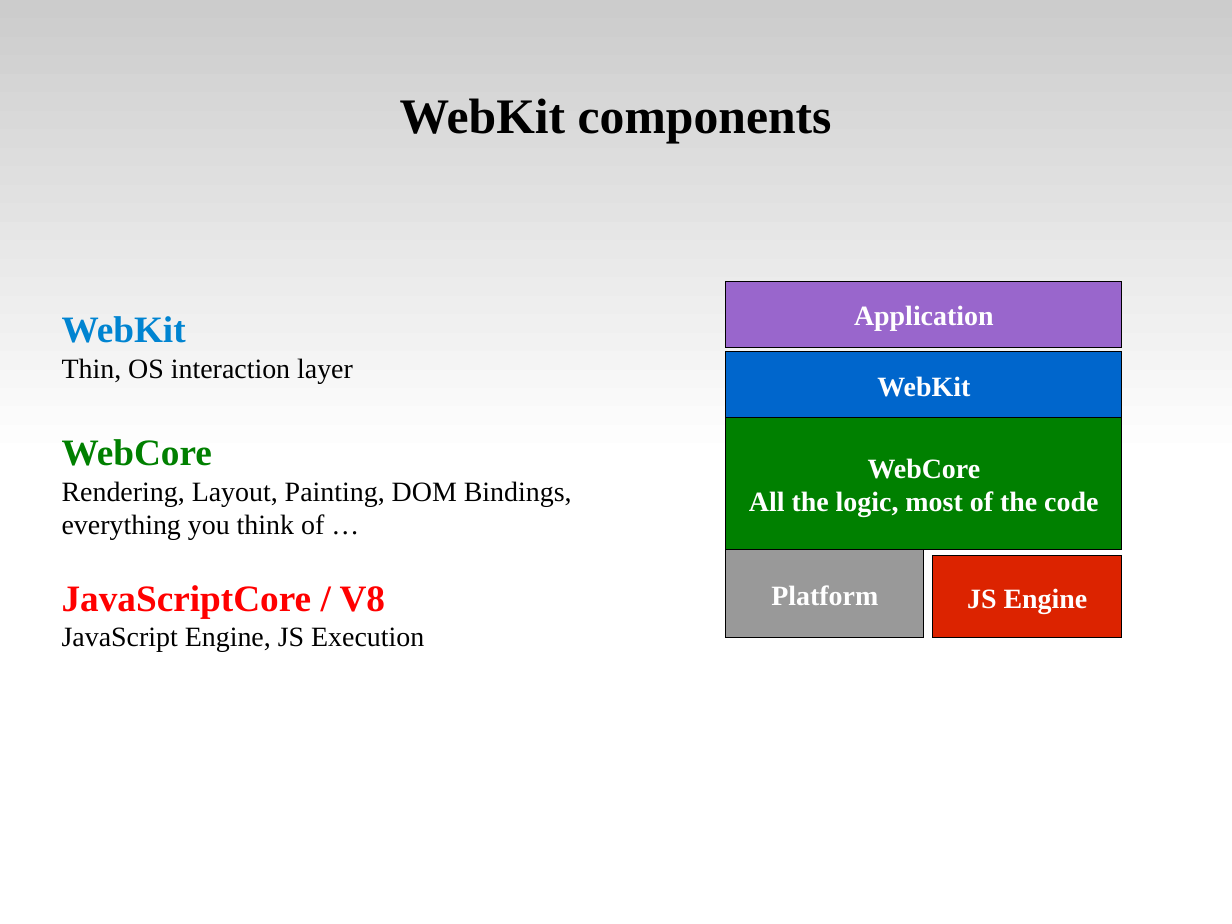
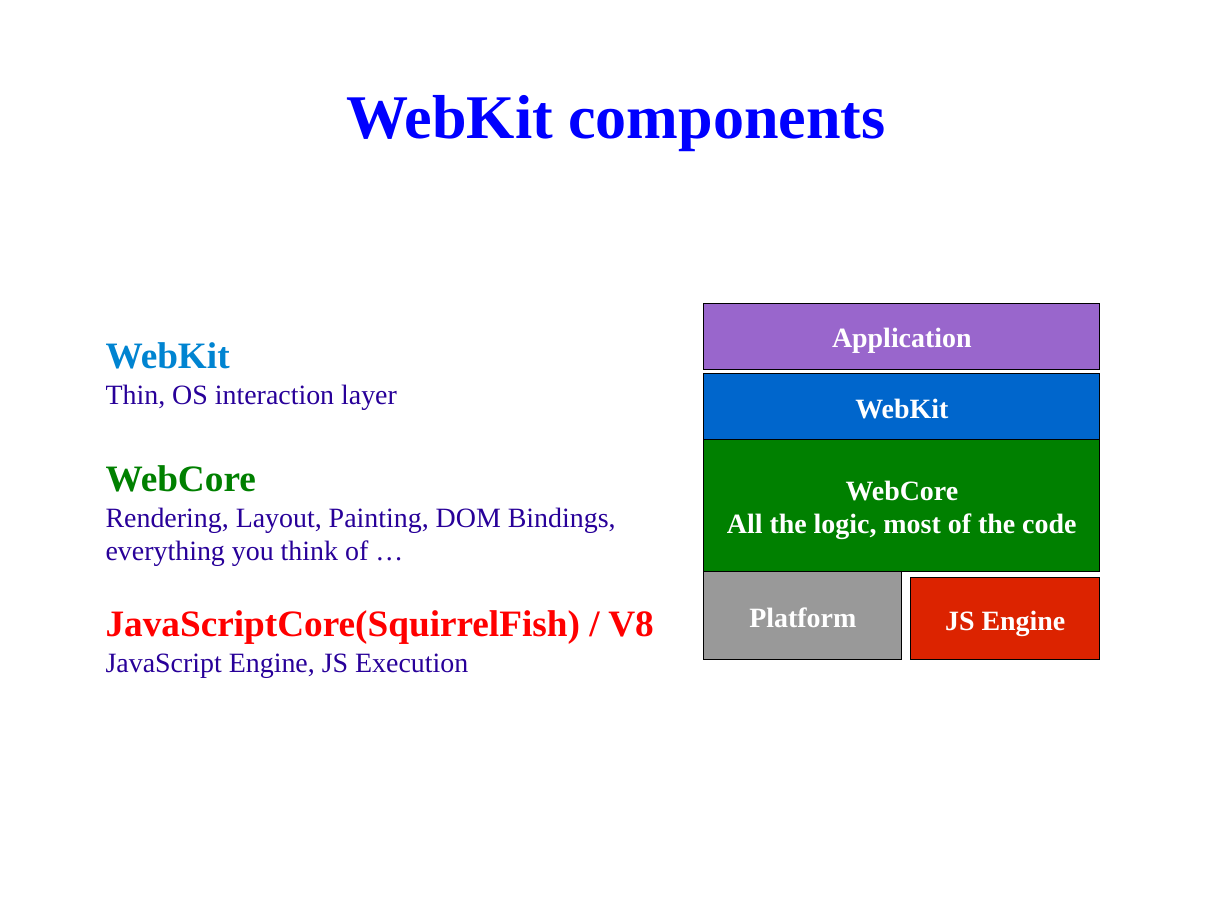
Before and after one commit to tsaicw/browser_research, a slide deck: slide 4 of WebKit/WebKit.odp. Drawn at 1232x924 pixels with LibreOffice and Linux fonts; fonts in the diff are those of the drawing; background and template pictures are left out. Boxes give left, top, right and bottom in pixels: in the first picture for what was removed or moved away, otherwise in the second. Text is boxed around its words. In the diff, an @@ line names an element or a change of style, - is before the commit and + after.

Commit message:
[WebKit]   Change the presentation's theme.   Modify the "Table of Contents".   Change "Http Protocol" page to "Network Communication" page.   Add "Major Classes for Loading" page.

```diff
--- a/WebKit/WebKit.odp
+++ b/WebKit/WebKit.odp
@@ rectangle removed at box(0, 0, 1232, 462) @@
@@ title "WebKit components" at box(346, 95, 885, 150): size 32 to 40 pt, text colour #000000 to #0000FF @@
@@ subtitle "WebKit": place and size @@
-subtitle "WebKit" at box(62, 316, 572, 652)
+subtitle "WebKit" at box(106, 342, 654, 677)
@@ 4 rectangles: place and size @@
-4 rectangles at box(727, 282, 1122, 638)
+4 rectangles at box(704, 304, 1100, 661)
@@ subtitle at box(106, 384, 616, 677): text colour #000000 to #280099 in "Thin, OS interaction layer", "Rendering, Layout, Painting, DOM Bindings, everything you ...", "JavaScript Engine, JS Execution" @@
@@ rectangle "WebKit": place and size @@
-rectangle "WebKit" at box(727, 352, 1122, 418)
+rectangle "WebKit" at box(704, 375, 1100, 440)
@@ subtitle at box(106, 610, 654, 644): text changed @@
-JavaScriptCore / V8
+JavaScriptCore(SquirrelFish) / V8
```
Also in this commit, not shown: 60 other slides changed, 2 slides added, 1 slide removed.
